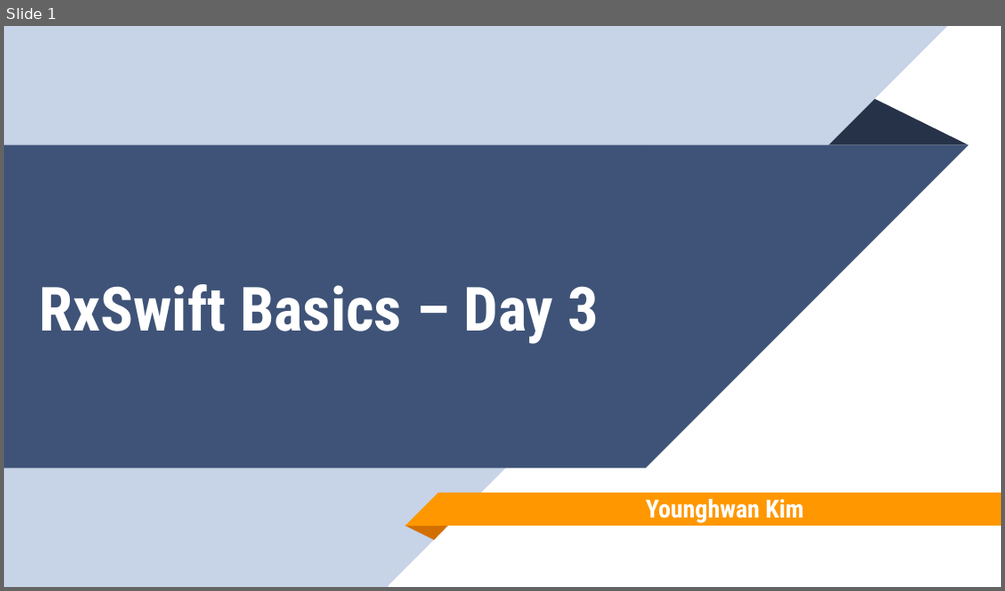
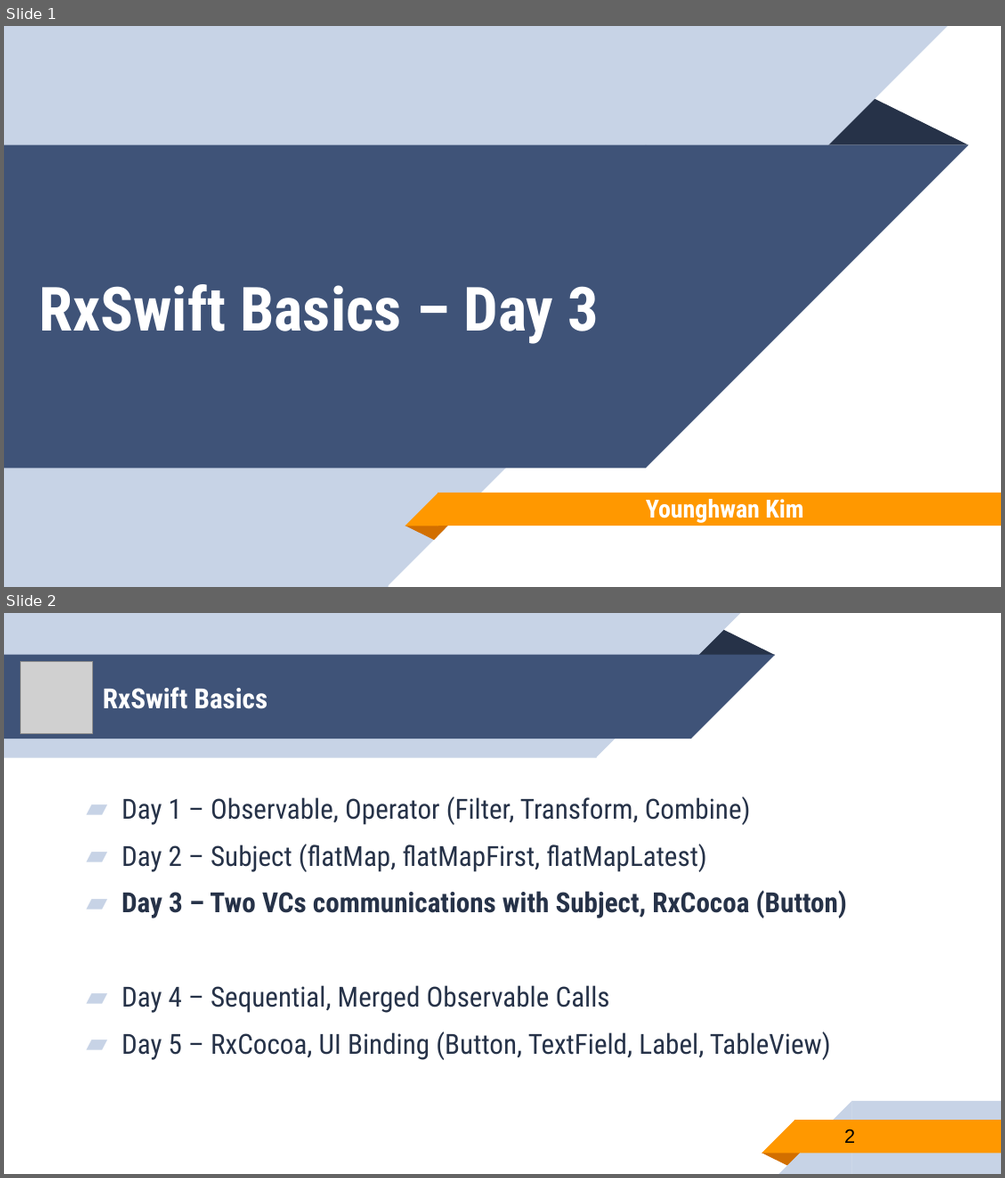
Before and after one commit to younghwankim/RxSwiftClass, a slide deck: RxSwiftBasics/day3/RxSwiftBasics3.pptx. Shown one above the other, each under a label of ours: slide 1 before the commit, slides 1 and 2 after it. The pictures are 1005x591 and 1005x1178 pixels, drawn with LibreOffice and Linux fonts; fonts in the diff are those of the drawing; grey boxes stand for pictures. Boxes give left, top, right and bottom in pixels: in the first picture for what was removed or moved away, otherwise in the second. Text is boxed around its words. In the diff, an @@ line names an element or a change of style, - is before the commit and + after.

```diff
--- a/RxSwiftBasics/day3/RxSwiftBasics3.pptx
+++ b/RxSwiftBasics/day3/RxSwiftBasics3.pptx
@@ slide 2 added at [4, 613, 1001, 1174], background #FFFFFF @@
@@ picture added at [21, 661, 94, 734] @@
@@ group added at [4, 613, 775, 757]: 2 rectangles, 2 right triangles, 1 triangle @@
@@ title added at [103, 687, 268, 709], 20 pt, text #FFFFFF, bold @@
+RxSwift Basics
@@ text added at [121, 796, 847, 1060], 20 pt, text #263248 @@
+▰ Day 1 – Observable, Operator (Filter, Transform, Combine)
+▰ Day 2 – Subject (flatMap, flatMapFirst, flatMapLatest)
+▰ Day 3 – Two VCs communications with Subject, RxCocoa (Button)
+▰ Day 4 – Sequential, Merged Observable Calls
+▰ Day 5 – RxCocoa, UI Binding (Button, TextField, Label, TableView)
@@ group added at [761, 1101, 1001, 1173]: 2 rectangles, 2 right triangles, 1 triangle @@
@@ page number added at [844, 1128, 855, 1143], 14 pt, text #000000 @@
+2
```
Also in this commit, not shown: 16 other files.
